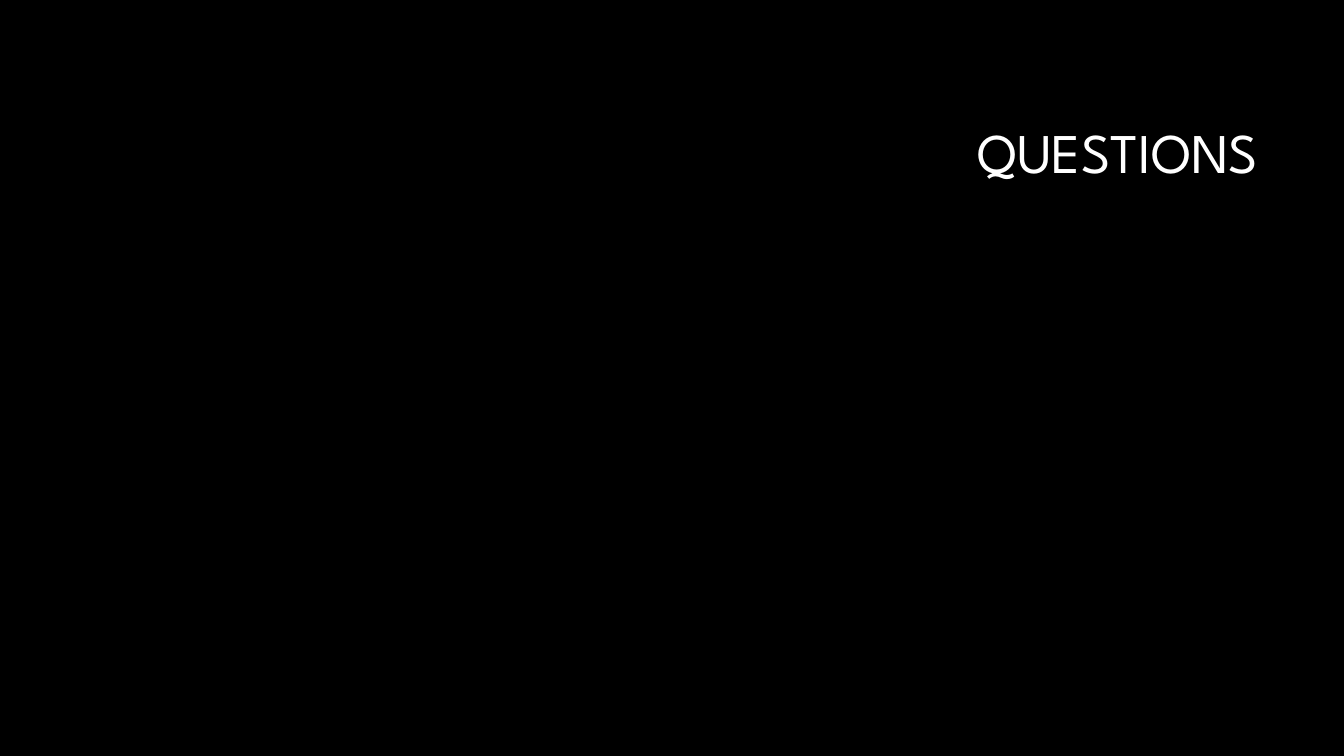
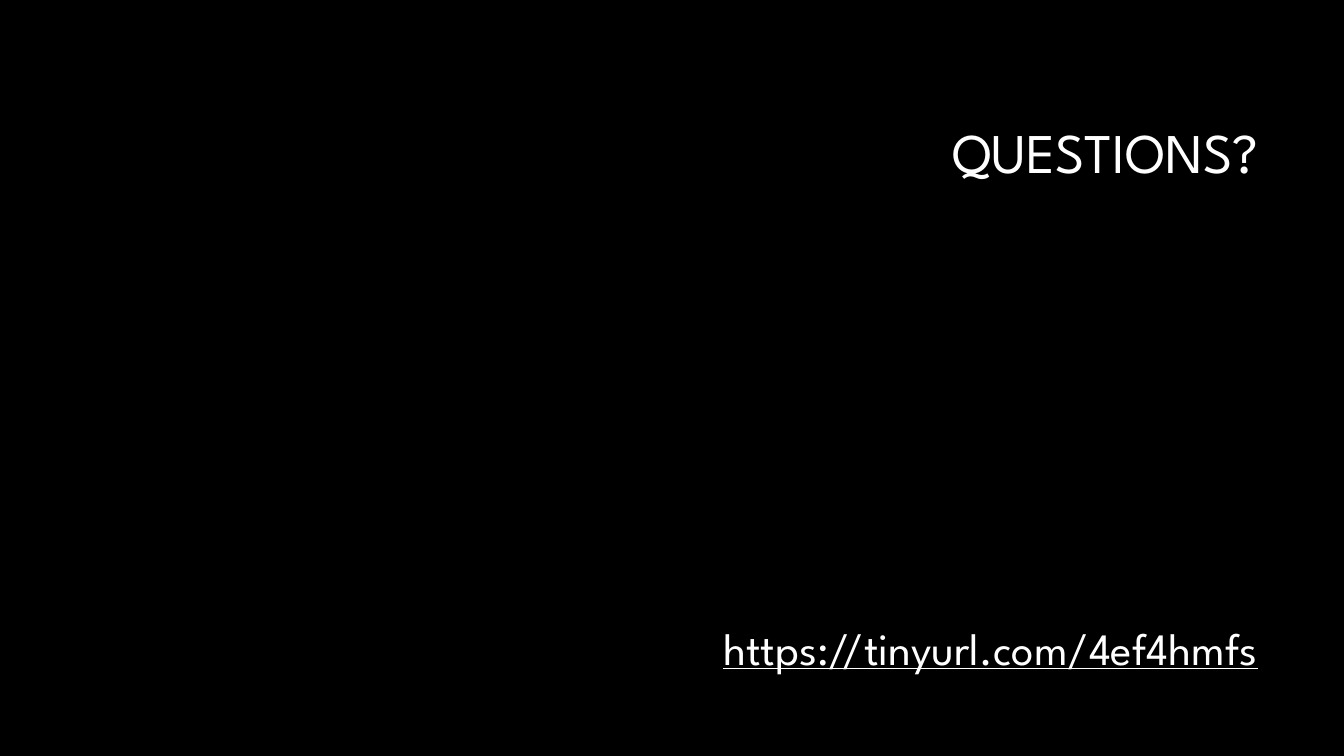
Before and after one commit to newmancodes/why-we-must-ask-why-of-machine-learning, a slide deck: slide 13 of Why We Must Ask Why of Machine Learning.pptx. Drawn at 1344x756 pixels with LibreOffice and Linux fonts; fonts in the diff are those of the drawing; background and template pictures are left out. Boxes give left, top, right and bottom in pixels: in the first picture for what was removed or moved away, otherwise in the second. Text is boxed around its words. In the diff, an @@ line names an element or a change of style, - is before the commit and + after.

Commit message:
Add link to github repo containing presentation and notebook.

```diff
--- a/Why We Must Ask Why of Machine Learning.pptx
+++ b/Why We Must Ask Why of Machine Learning.pptx
@@ title at [952, 135, 1258, 179]: text changed @@
-QUESTIONS
+QUESTIONS?
@@ text added at [723, 633, 1257, 675], 32 pt, text #FFFFFF, underline @@
+https://tinyurl.com/4ef4hmfs
```
